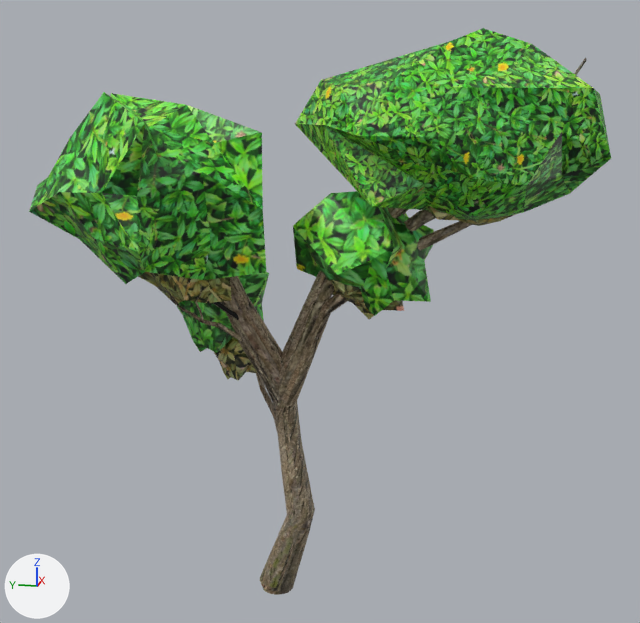
The Blender file Assets/Models/blend/PlantsForO2.blend, before and after one commit.
Rendered twice from a camera (50 mm lens) standing at (-0.897, -0.906, 0.246) and looking at (0.491, -0.629, -0.101). Every picture has the same lights, and +X, +Y and +Z are marked at lower left. The same objects are shown in both versions, whatever each file hides.

In view in the first picture: 'BushPlantDead', 'BushPlantDry', 'BushPlantNormal'.
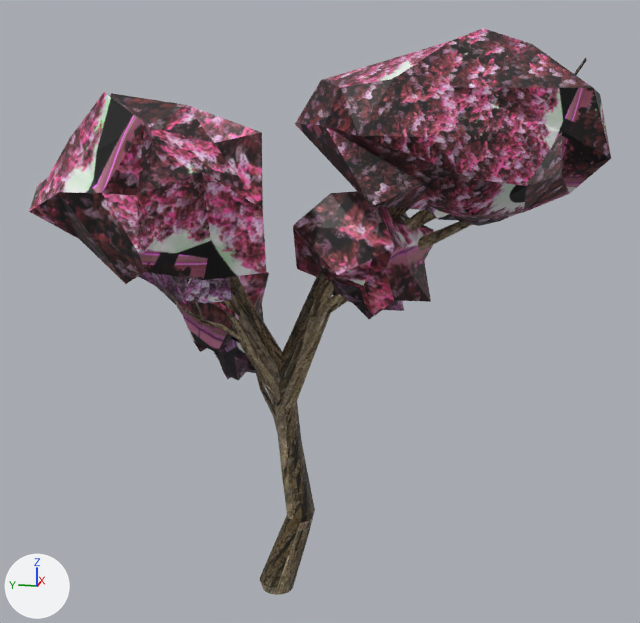
Pixel boxes [x1, y1, x2, y2] of what changed, in the pictures (640 x 623 px):
'BushPlantNormal', surface changed
    both: [29, 28, 611, 591]
'BushPlantDry', surface changed
    both: [138, 206, 516, 595]
'BushPlantDead', surface changed
    both: [187, 58, 587, 588]

The change, as a list of edits to the scene's bpy script:
```text
Add img_purpleplantdead_png:
    img_purpleplantdead_png = load_image('PurplePlantDead.png', '../../Textures/KritaFiles/PurplePlantDead.png', 1024, 1024, 'sRGB')
Add img_purpleplantdry_png:
    img_purpleplantdry_png = load_image('PurplePlantDry.png', '../../Textures/KritaFiles/PurplePlantDry.png', 1024, 1024, 'sRGB')
Add img_purpleplantnormal_png:
    img_purpleplantnormal_png = load_image('PurplePlantNormal.png', '../../Textures/KritaFiles/PurplePlantNormal.png', 1024, 1024, 'sRGB')
Change mat_material_004:
    mat_material_004.texture: img_bushplantnormal_png -> img_purpleplantnormal_png
Change mat_material_005:
    mat_material_005.texture: img_bushplantdry_png -> img_purpleplantdry_png
Change mat_material_006:
    mat_material_006.texture: img_bushplantdead_png -> img_purpleplantdead_png
```
